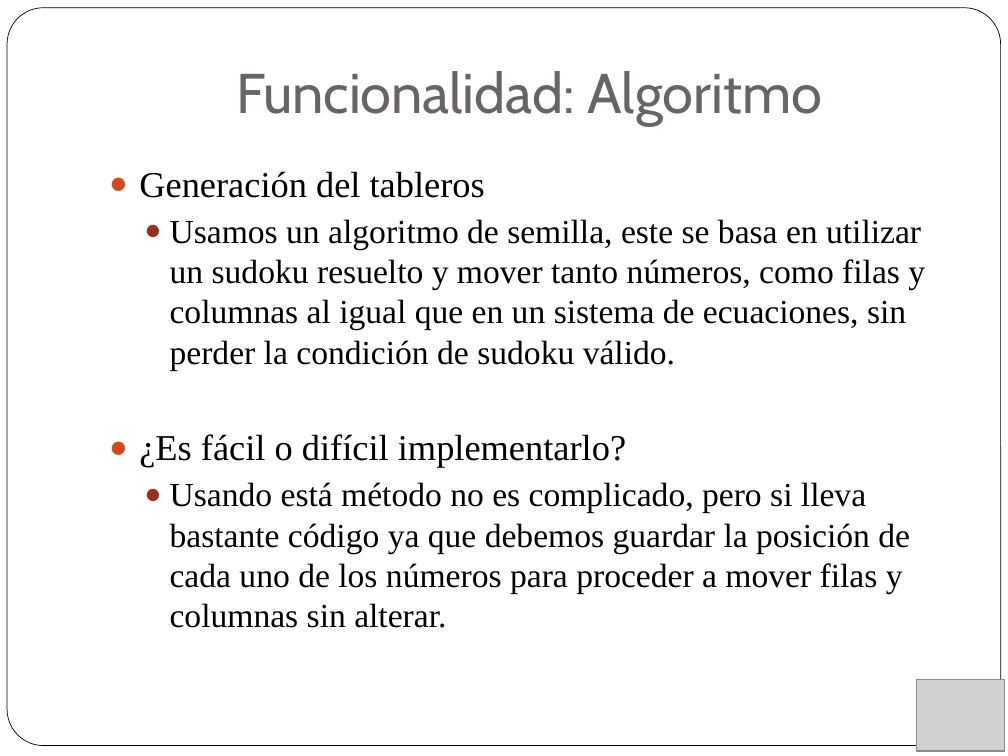
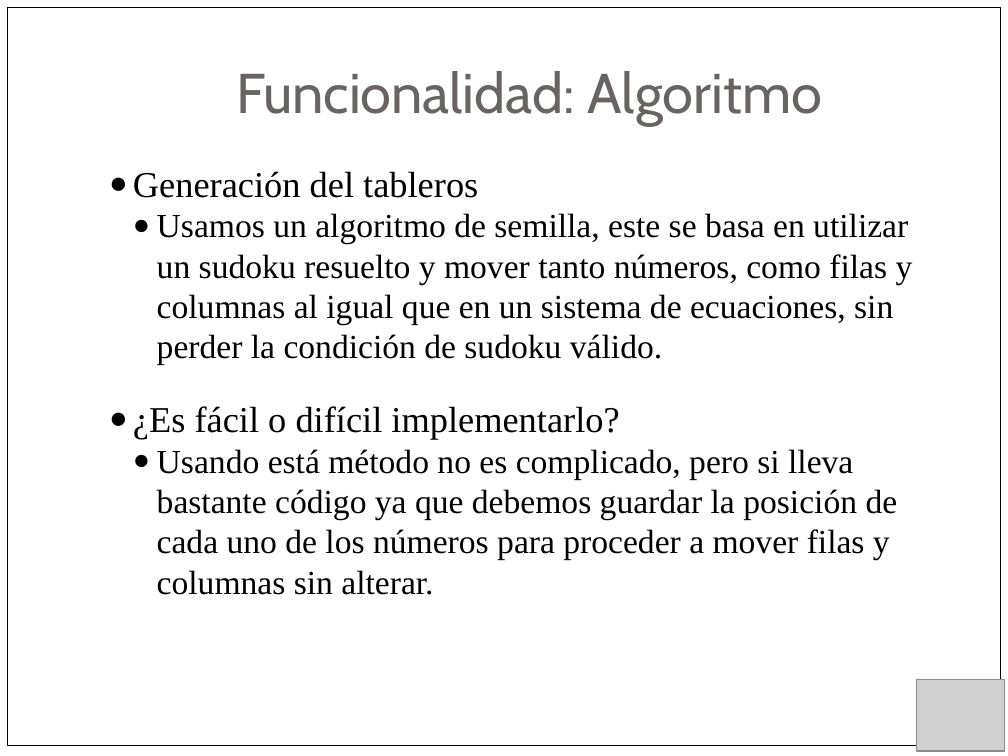
Before and after one commit to rubancar/sudoku-pyqt, a slide deck: slide 14 of Presentacion/PresentacionProyectoPython.pptx. Drawn at 1008x756 pixels with LibreOffice and Linux fonts; fonts in the diff are those of the drawing; grey boxes stand for pictures. Boxes give left, top, right and bottom in pixels: in the first picture for what was removed or moved away, otherwise in the second. Text is boxed around its words. In the diff, an @@ line names an element or a change of style, - is before the commit and + after.

```diff
--- a/Presentacion/PresentacionProyectoPython.pptx
+++ b/Presentacion/PresentacionProyectoPython.pptx
@@ rounded rectangle removed at (7,8,1001,746) @@
@@ rectangle added at (7,8,1001,746), fill #FFFFFF, outline #000000 0.51 pt @@
@@ text "Generación del tableros" at (133,171,913,595): indent changed; less space between paragraphs @@
```
Also in this commit, not shown: 22 other slides changed.
